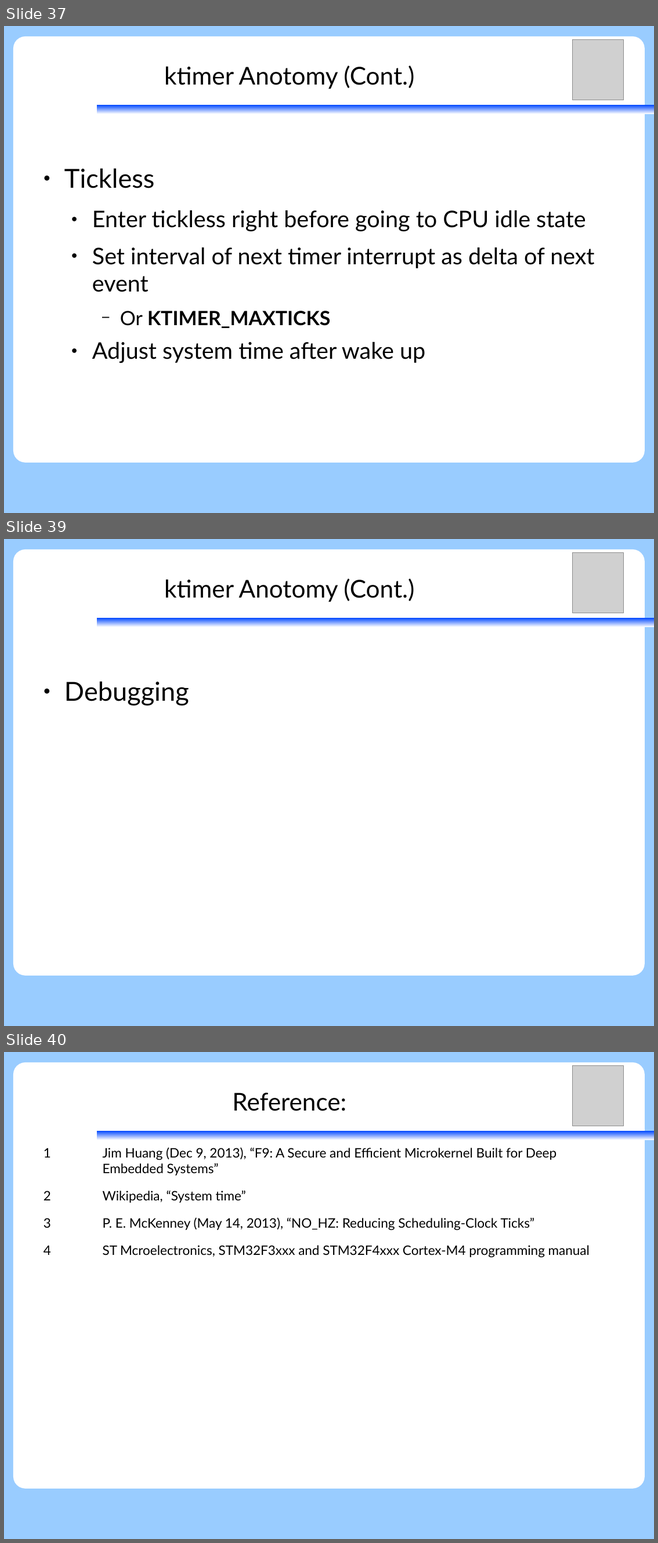
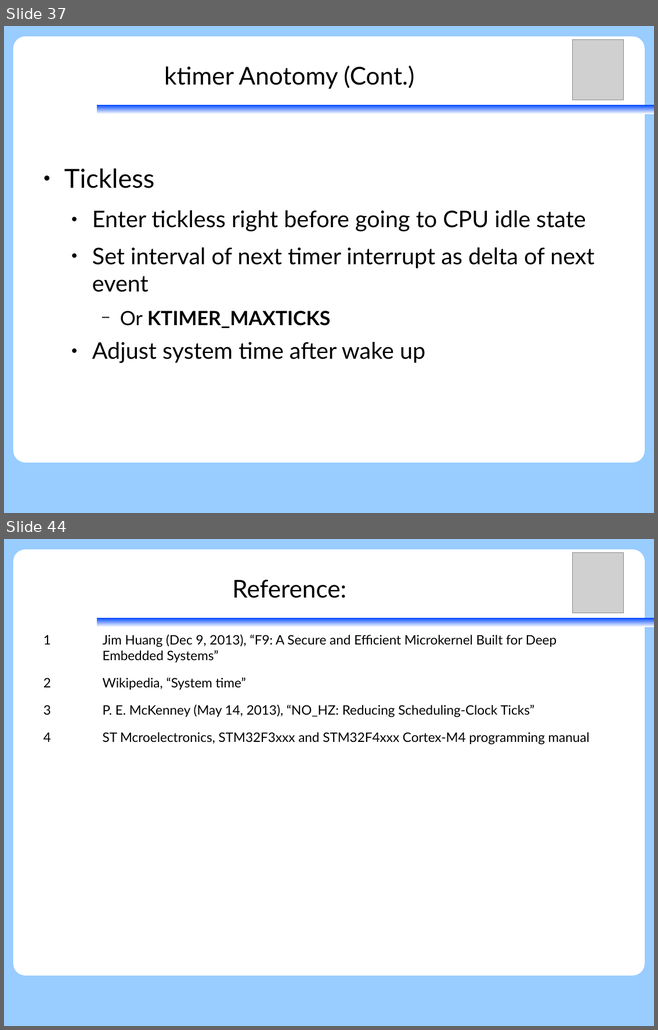
Before and after one commit to vh21/documents, a slide deck: ukernel/f9-microkernel-ktimer.odp. Shown one above the other, each under a label of ours: slides 37, 39 and 40 before the commit, slides 37 and 44 after it; the slides between them are not shown. The pictures are 658x1543 and 658x1030 pixels, drawn with LibreOffice and Linux fonts; fonts in the diff are those of the drawing; grey boxes stand for pictures. Boxes give left, top, right and bottom in pixels: in the first picture for what was removed or moved away, otherwise in the second. Text is boxed around its words. In the diff, an @@ line names an element or a change of style, - is before the commit and + after.

Commit message:
ukernel: f9kernel: update ktimer

```diff
--- a/ukernel/f9-microkernel-ktimer.odp
+++ b/ukernel/f9-microkernel-ktimer.odp
@@ slide 39 removed at (x1=4, y1=539, x2=654, y2=1026), background #99CCFF; not listed: 3 template elements that a slide beside it also shows @@
@@ picture removed at (x1=573, y1=553, x2=624, y2=613) @@
@@ title removed at (x1=164, y1=578, x2=414, y2=602) @@
-ktimer Anotomy (Cont.)
@@ text removed at (x1=64, y1=681, x2=189, y2=706) @@
-● Debugging
@@ what was slide 40 is now slide 44 @@
```
Also in this commit, not shown: 4 slides changed, 5 slides added, 1 other slide removed.
